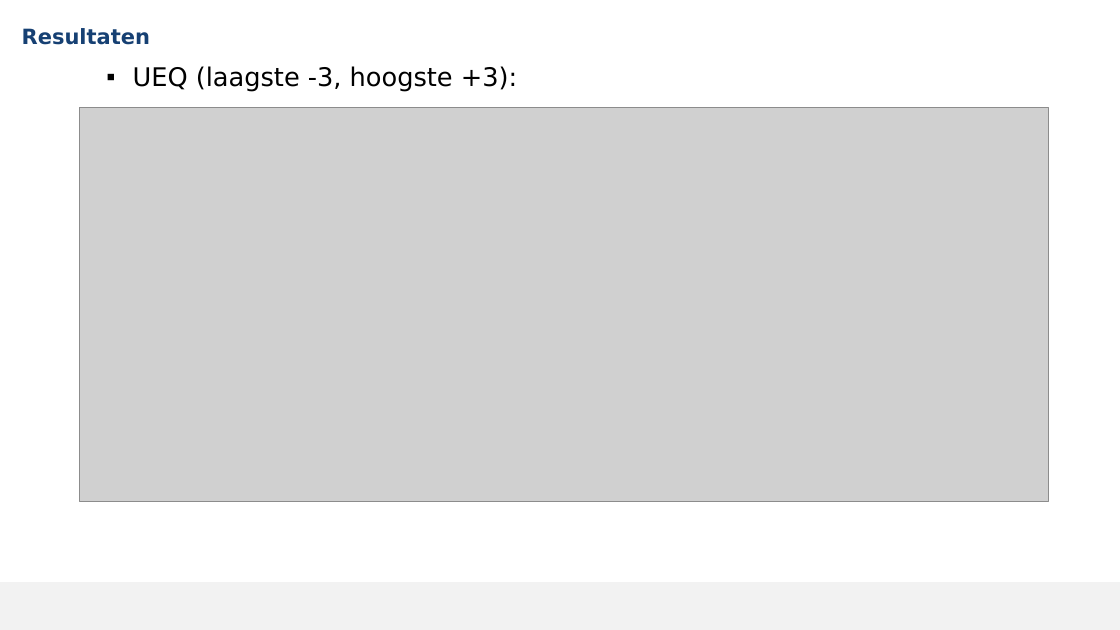
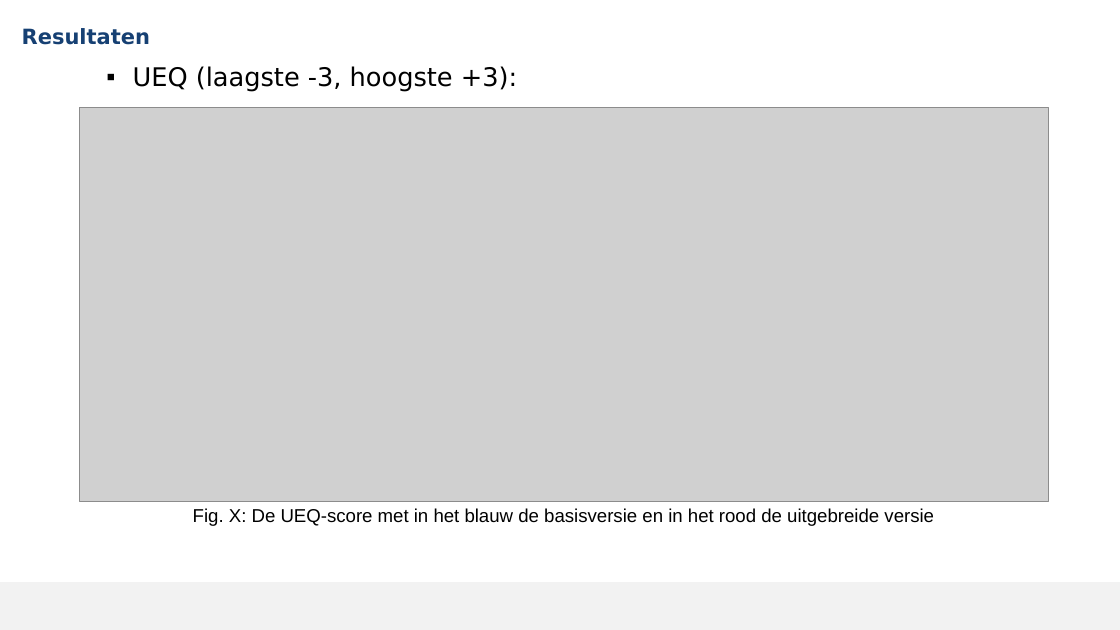
Before and after one commit to MikaG-1952764/masterproef, a slide deck: slide 22 of MP2526_Verdediging.pptx. Drawn at 1120x630 pixels with LibreOffice and Linux fonts; fonts in the diff are those of the drawing; grey boxes stand for pictures; background and template pictures are left out. Boxes give left, top, right and bottom in pixels: in the first picture for what was removed or moved away, otherwise in the second. Text is boxed around its words. In the diff, an @@ line names an element or a change of style, - is before the commit and + after.

```diff
--- a/MP2526_Verdediging.pptx
+++ b/MP2526_Verdediging.pptx
@@ text added at <box>193,508,934,526</box>, 16 pt, text #000000 @@
+Fig. X: De UEQ-score met in het blauw de basisversie en in het rood de uitgebreide versie
```
Also in this commit, not shown: 9 other slides changed, 1 other file.
